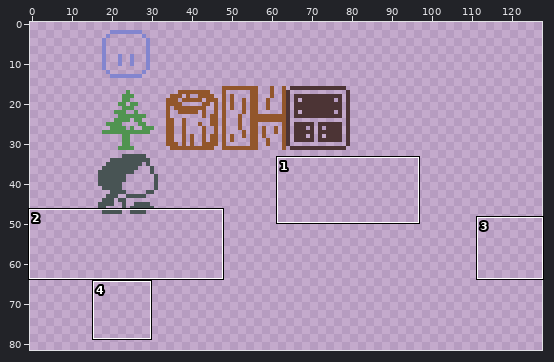
Sprite sheet, stored at assets/images/tiles.png. Above: a wide view before the commit, with the close-up outlined.
Close-up. Earlier state:
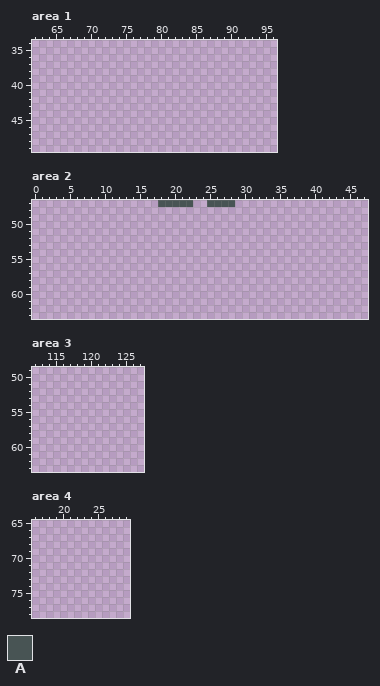
The file is 128x128 pixels. Shown: area 1: x 62..96, y 34..49; area 2: x 0..47, y 47..63; area 3: x 112..127, y 49..63; area 4: x 16..29, y 65..78. The wide view leaves out empty margins. The commit also changed other parts of the picture, which this record leaves out.
Palette (. is transparent): A #485454
Pixels before, area 2, first column x 18:
47 AAAAA..AAAA
Now the later version:
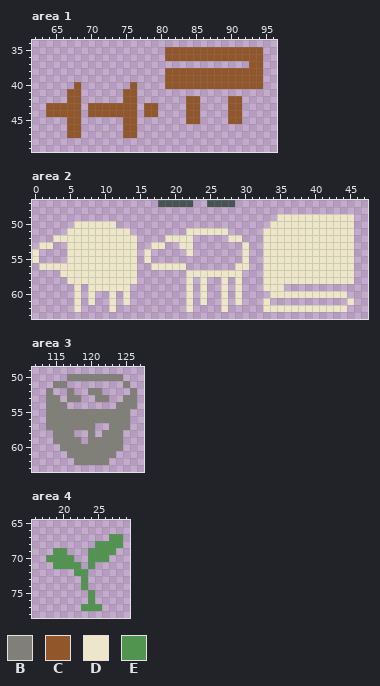
Colours new in this view: B #808078  C #92562b  D #ede6c8  E #509450
Edits made:
Area 1:
y 35..36: x 81..94 .............. -> CCCCCCCCCCCCCC
y 37: x 93..94 .. -> CC
y 38..39: x 81..94 .............. -> CCCCCCCCCCCCCC
y 40: x 68 . -> C; x 76 . -> C; x 81..94 .............. -> CCCCCCCCCCCCCC
y 41: x 67..68 .. -> CC; x 75..76 .. -> CC
y 42: x 67..68 .. -> CC; x 75..76 .. -> CC; x 84..85 .. -> CC; x 90..91 .. -> CC
y 43..44: x 64..68 ..... -> CCCCC; x 70..76 ....... -> CCCCCCC; x 78..79 .. -> CC; x 84..85 .. -> CC; x 90..91 .. -> CC
y 45: x 67..68 .. -> CC; x 75..76 .. -> CC; x 84..85 .. -> CC; x 90..91 .. -> CC
y 46..47: x 67..68 .. -> CC; x 75..76 .. -> CC
Area 2:
y 49: x 35..45 ........... -> DDDDDDDDDDD
y 50: x 6..11 ...... -> DDDDDD; x 34..45 ............ -> DDDDDDDDDDDD
y 51: x 5..13 ......... -> DDDDDDDDD; x 22..27 ...... -> DDDDDD; x 33..45 ............. -> DDDDDDDDDDDDD
y 52: x 3..14 ............ -> DDDDDDDDDDDD; x 19..22 .... -> DDDD; x 28..29 .. -> DD; x 33..45 ............. -> DDDDDDDDDDDDD
y 53: x 1..2 .. -> DD; x 5..14 .......... -> DDDDDDDDDD; x 17..18 .. -> DD; x 21..22 .. -> DD; x 30 . -> D; x 33..45 ............. -> DDDDDDDDDDDDD
y 54: x 0 . -> D; x 5..14 .......... -> DDDDDDDDDD; x 16 . -> D; x 22 . -> D; x 30 . -> D; x 33..45 ............. -> DDDDDDDDDDDDD
y 55: x 0 . -> D; x 5..14 .......... -> DDDDDDDDDD; x 16 . -> D; x 30 . -> D; x 33..45 ............. -> DDDDDDDDDDDDD
y 56: x 1..14 .............. -> DDDDDDDDDDDDDD; x 17..21 ..... -> DDDDD; x 29..30 .. -> DD; x 33..45 ............. -> DDDDDDDDDDDDD
y 57: x 4..14 ........... -> DDDDDDDDDDD; x 22..29 ........ -> DDDDDDDD; x 33..45 ............. -> DDDDDDDDDDDDD
y 58: x 5..14 .......... -> DDDDDDDDDD; x 22 . -> D; x 24 . -> D; x 27 . -> D; x 29 . -> D; x 33..45 ............. -> DDDDDDDDDDDDD
y 59: x 6 . -> D; x 8..13 ...... -> DDDDDD; x 22 . -> D; x 24 . -> D; x 27 . -> D; x 29 . -> D; x 33..35 ... -> DDD
y 60: x 6 . -> D; x 8 . -> D; x 11 . -> D; x 13 . -> D; x 22 . -> D; x 24 . -> D; x 27 . -> D; x 29 . -> D; x 34..44 ........... -> DDDDDDDDDDD
y 61: x 6 . -> D; x 8 . -> D; x 11 . -> D; x 13 . -> D; x 22 . -> D; x 24 . -> D; x 27 . -> D; x 29 . -> D; x 33 . -> D; x 45 . -> D
y 62: x 6 . -> D; x 11 . -> D; x 22 . -> D; x 27 . -> D; x 33..44 ............ -> DDDDDDDDDDDD
Area 3:
y 50: x 117..124 ........ -> BBBBBBBB
y 51: x 115..116 .. -> BB; x 125 . -> B
y 52: x 114 . -> B; x 117 . -> B; x 120..121 .. -> BB; x 126 . -> B
y 53: x 114..115 .. -> BB; x 117..118 .. -> BB; x 121..122 .. -> BB; x 125..126 .. -> BB
y 54: x 114..116 ... -> BBB; x 124..126 ... -> BBB
y 55..56: x 114..125 ............ -> BBBBBBBBBBBB
y 57: x 114..120 ....... -> BBBBBBB; x 123..125 ... -> BBB
y 58: x 115..117 ... -> BBB; x 120 . -> B; x 122..124 ... -> BBB
y 59: x 115..118 .... -> BBBB; x 120..124 ..... -> BBBBB
y 60: x 116..124 ......... -> BBBBBBBBB
y 61: x 117..123 ....... -> BBBBBBB
y 62: x 118..122 ..... -> BBBBB
Area 4:
y 67: x 27..28 .. -> EE
y 68: x 25..28 .... -> EEEE
y 69: x 19..20 .. -> EE; x 24..27 .... -> EEEE
y 70: x 18..21 .... -> EEEE; x 24..26 ... -> EEE
y 71: x 19..22 .... -> EEEE; x 24 . -> E
y 72: x 22..23 .. -> EE
y 73..74: x 23 . -> E
y 75..76: x 24 . -> E
y 77: x 23..25 ... -> EEE
Where, in picture pixels (left, top, right, bottom), the same in both close-ups:
added: (46, 47, 263, 138)
added: (32, 214, 354, 312)
added: (46, 374, 137, 465)
added: (46, 534, 123, 611)
